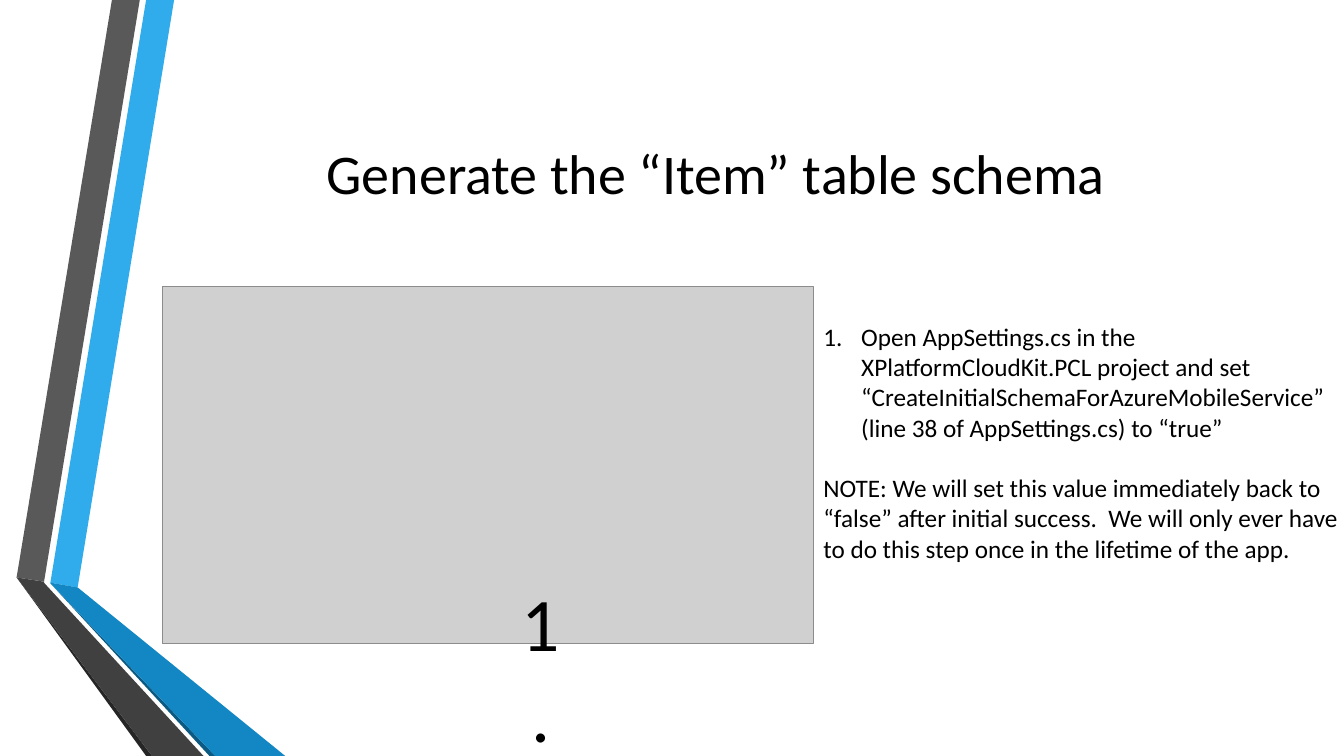
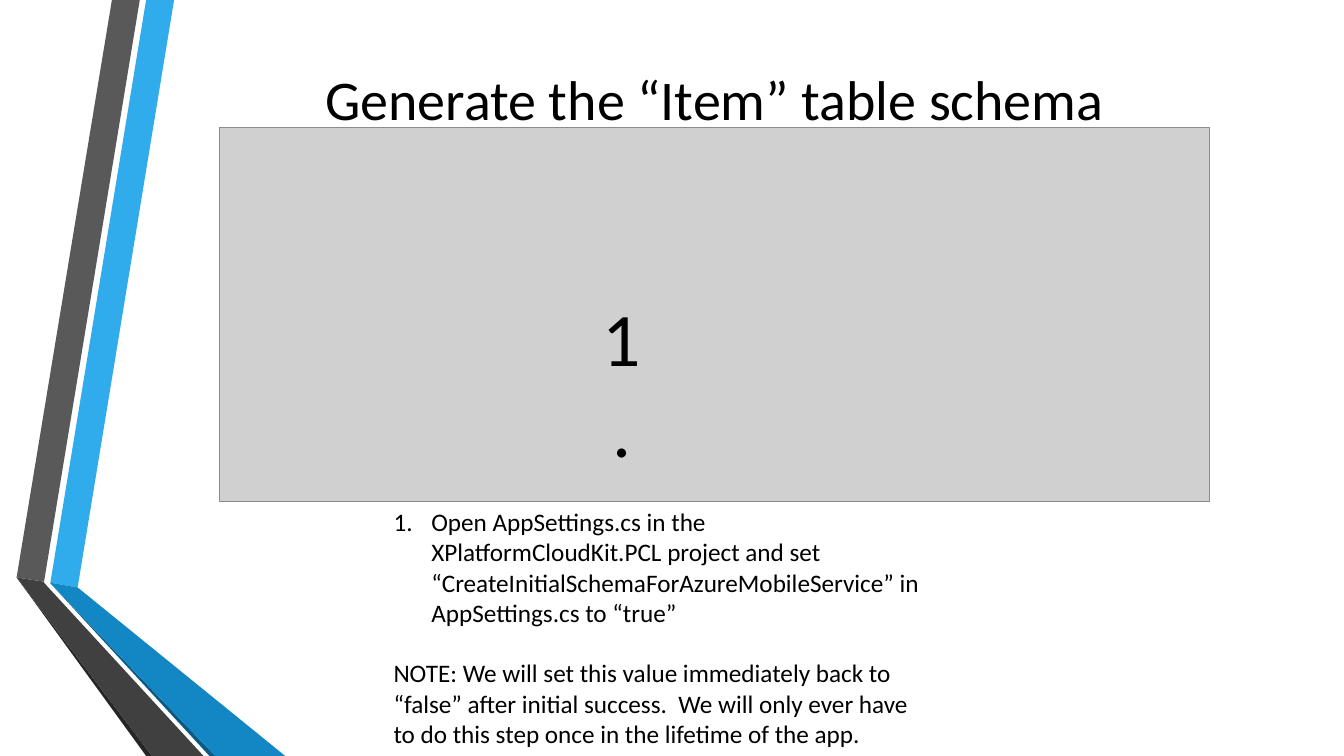
Before and after one commit to toolboc/XPlatformCloudKit, a slide deck: slide 22 of XPlatformCloudkit.pptx (slide 19 before the commit). Drawn at 1344x756 pixels with LibreOffice and Linux fonts; fonts in the diff are those of the drawing; grey boxes stand for pictures; background and template pictures are left out. Boxes give left, top, right and bottom in pixels: in the first picture for what was removed or moved away, otherwise in the second. Text is boxed around its words. In the diff, an @@ line names an element or a change of style, - is before the commit and + after.

```diff
--- a/XPlatformCloudkit.pptx
+++ b/XPlatformCloudkit.pptx
@@ title "Generate the “Item” table schema" rewrapped from (x1=327, y1=153, x2=1104, y2=195) to (x1=325, y1=79, x2=1103, y2=133) @@
@@ picture added at (x1=220, y1=127, x2=1210, y2=502) @@
@@ picture removed at (x1=162, y1=287, x2=814, y2=644) @@
@@ text "1." rewrapped from (x1=522, y1=602, x2=560, y2=668) to (x1=602, y1=317, x2=640, y2=366) @@
@@ text "Open AppSettings.cs in the XPlatformCloudKit.PCL ..." moved from (x1=823, y1=328, x2=1338, y2=562) to (x1=394, y1=513, x2=919, y2=747) @@
@@ text at (x1=431, y1=513, x2=919, y2=627): text changed @@
-1. Open AppSettings.cs in the XPlatformCloudKit.PCL project and set “CreateInitialSchemaForAzureMobileService” (line 38 of AppSettings.cs) to “true”
+1. Open AppSettings.cs in the XPlatformCloudKit.PCL project and set “CreateInitialSchemaForAzureMobileService” in AppSettings.cs to “true”
```
Also in this commit, not shown: 10 other slides changed, 2 slides added.
